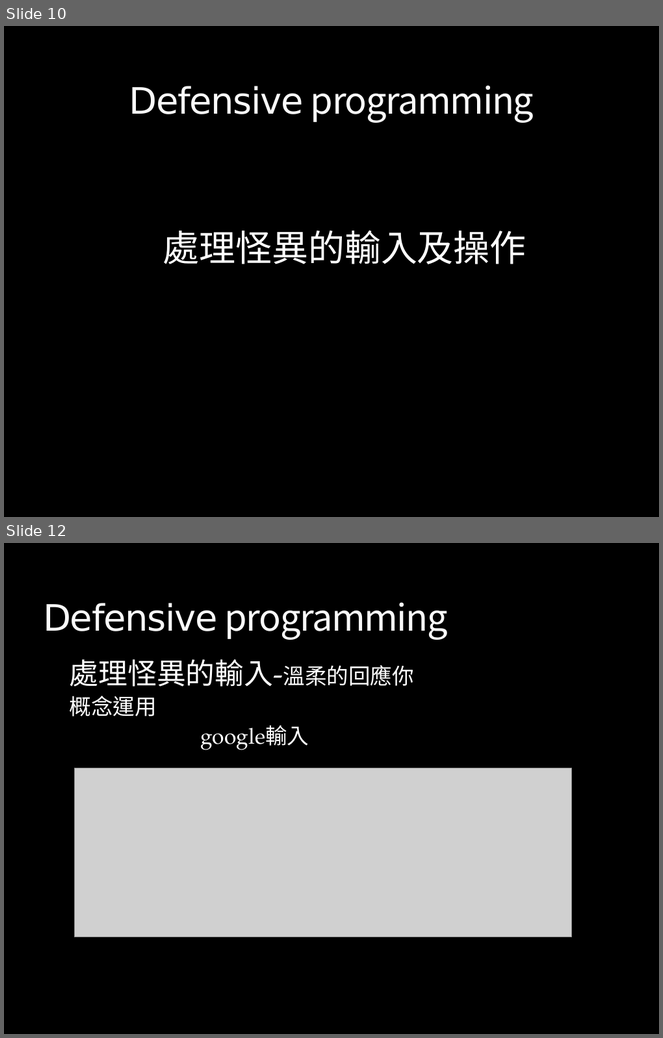
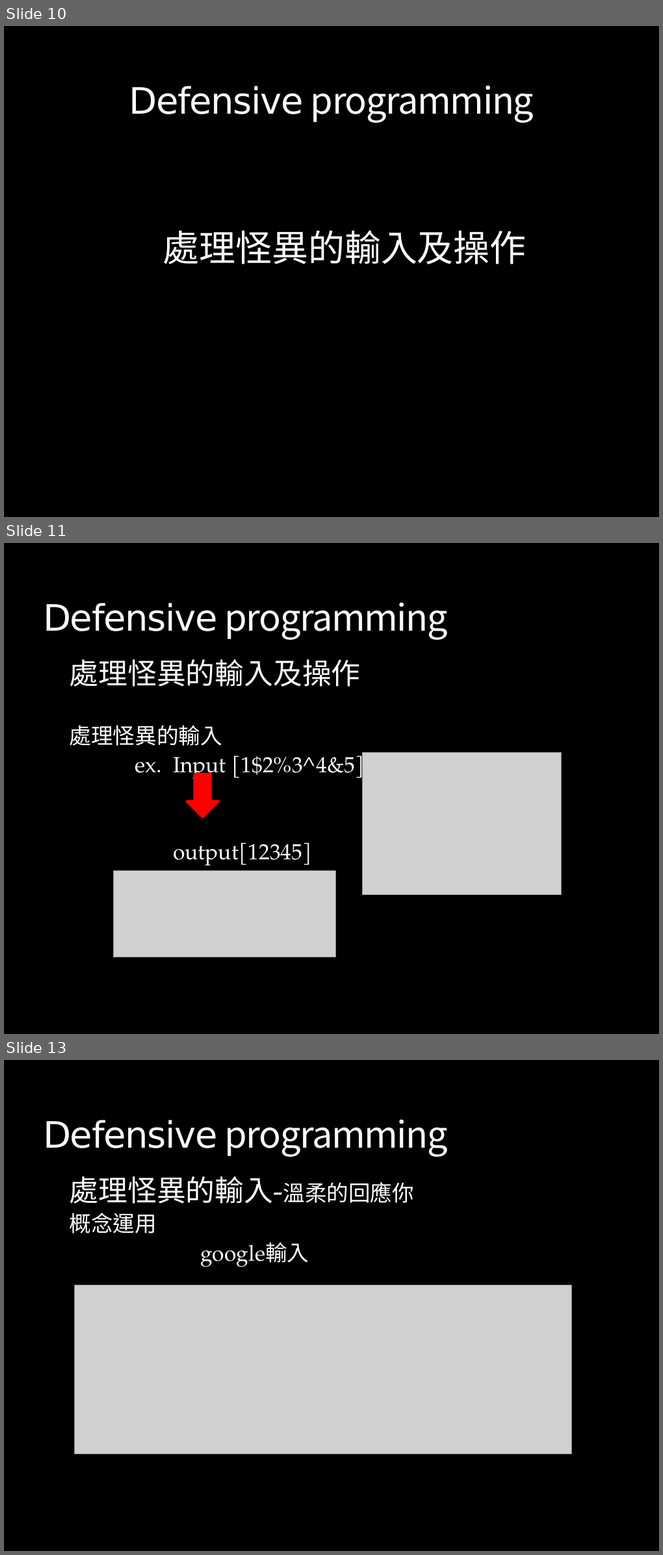
Before and after one commit to boris410/gitlab, a slide deck: 研一/作業二/defensive/Learning Defensive programming.pptx. Shown one above the other, each under a label of ours: slides 10 and 12 before the commit, slides 10, 11 and 13 after it; the slides between them are not shown. The pictures are 663x1038 and 663x1555 pixels, drawn with LibreOffice and Linux fonts; fonts in the diff are those of the drawing; grey boxes stand for pictures; background and template pictures are left out. Boxes give left, top, right and bottom in pixels: in the first picture for what was removed or moved away, otherwise in the second. Text is boxed around its words. In the diff, an @@ line names an element or a change of style, - is before the commit and + after.

```diff
--- a/研一/作業二/defensive/Learning Defensive programming.pptx
+++ b/研一/作業二/defensive/Learning Defensive programming.pptx
@@ slide 11 added at (x1=4, y1=543, x2=659, y2=1034), background picture (left out) @@
@@ title added at (x1=43, y1=602, x2=449, y2=640), 40 pt, text #F9F9F9 @@
+Defensive programming
@@ text added at (x1=70, y1=659, x2=364, y2=871), 24 pt, text #FFFFFF @@
+  處理怪異的輸入及操作
+  處理怪異的輸入
+  ex. Input [1$2%3^4&5]
+  output[12345]
+  or
@@ picture added at (x1=362, y1=753, x2=561, y2=895) @@
@@ down arrow added at (x1=187, y1=774, x2=218, y2=817), fill #FF0000, outline #FF0000 3 pt @@
@@ picture added at (x1=113, y1=871, x2=336, y2=957) @@
@@ what was slide 12 is now slide 13 @@
```
Also in this commit, not shown: 7 slides changed, 1 other slide added, 1 slide removed, 6 other files.
